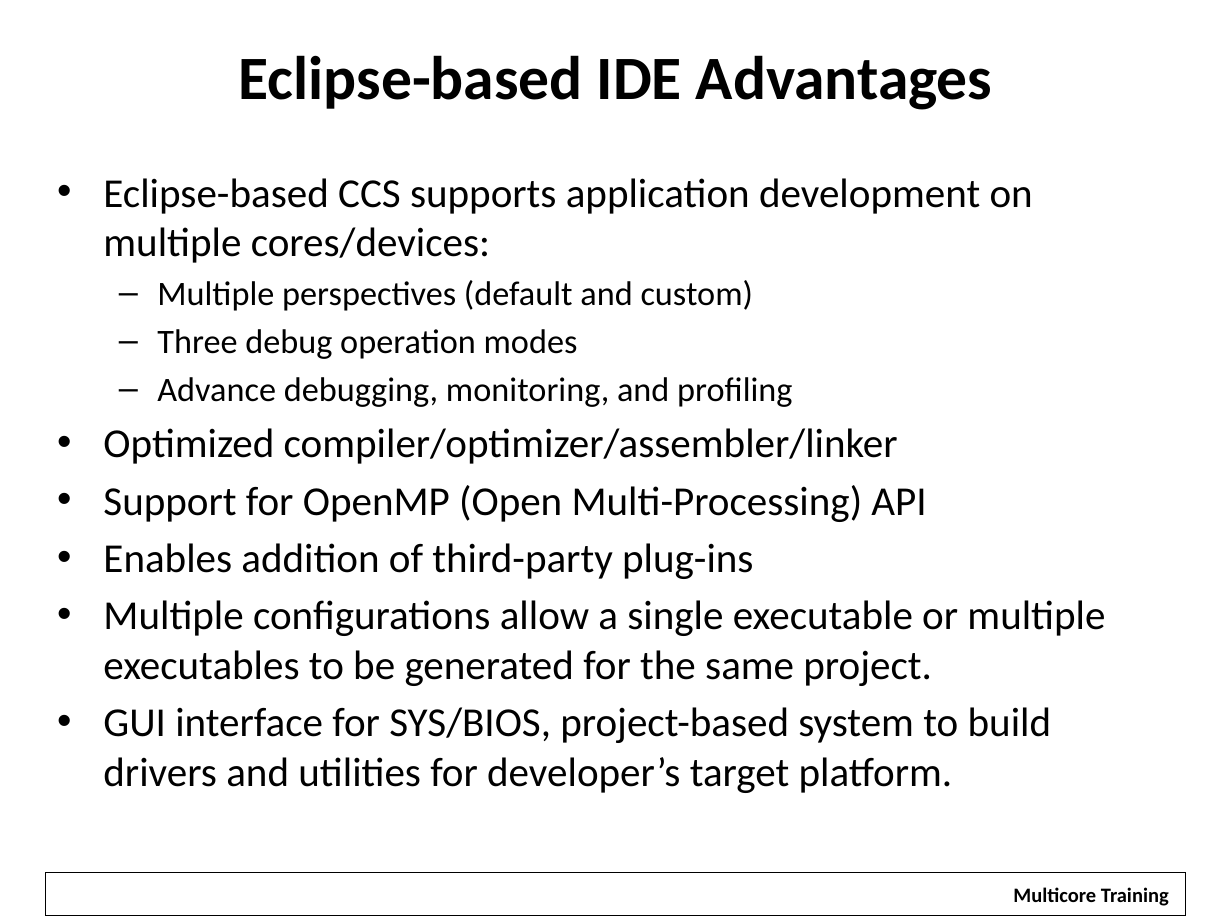
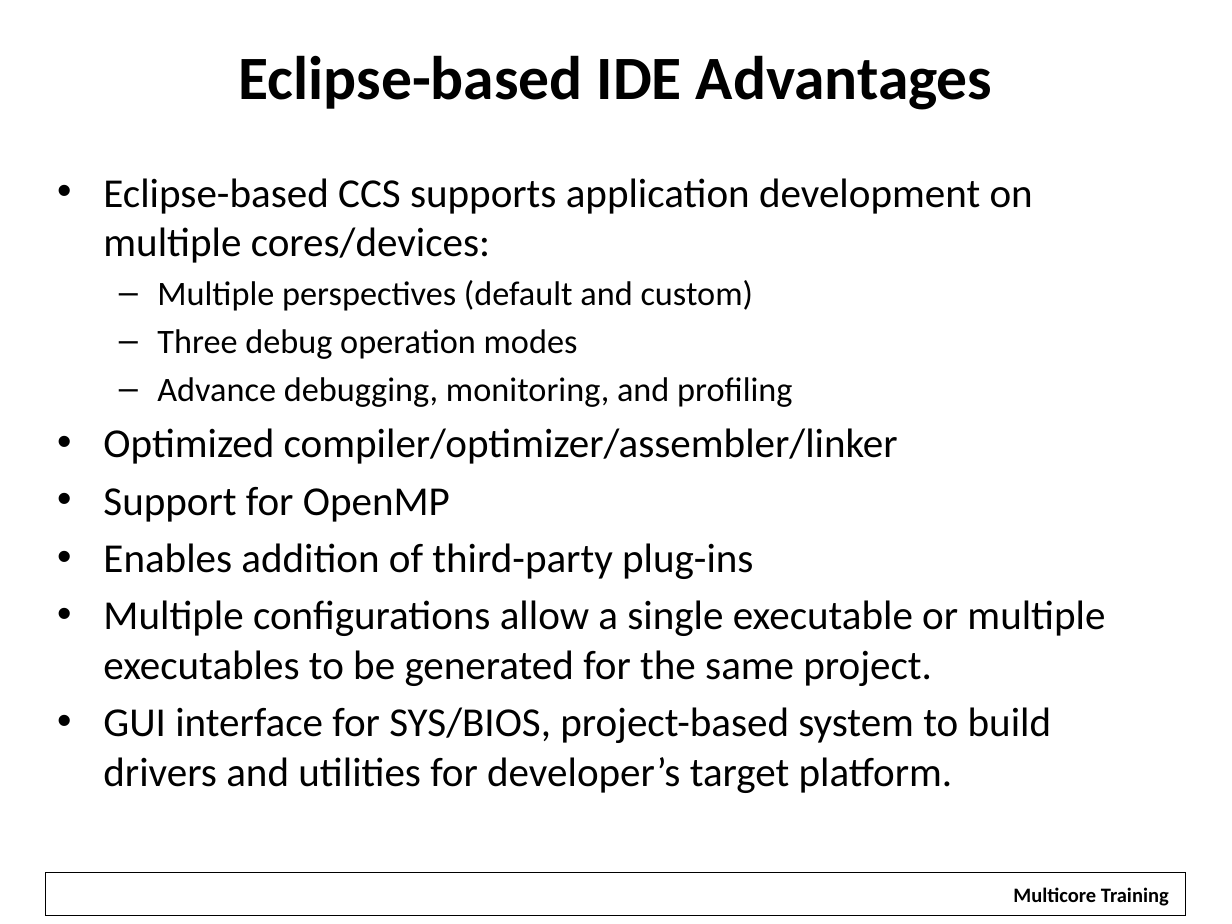
Before and after one commit to hari1989/keystone-workshop, a slide deck: slide 8 of preliminary/Introduction to KeyStone Software ECO RJH.pptx. Drawn at 1232x924 pixels with LibreOffice and Linux fonts; fonts in the diff are those of the drawing; background and template pictures are left out. Boxes give left, top, right and bottom in pixels: in the first picture for what was removed or moved away, otherwise in the second. Text is boxed around its words. In the diff, an @@ line names an element or a change of style, - is before the commit and + after.

```diff
--- a/preliminary/Introduction to KeyStone Software ECO RJH.pptx
+++ b/preliminary/Introduction to KeyStone Software ECO RJH.pptx
@@ text at (103,487,450,522): text changed @@
-• Support for OpenMP (Open Multi-Processing) API
+• Support for OpenMP
```
Also in this commit, not shown: 4 other slides changed.
